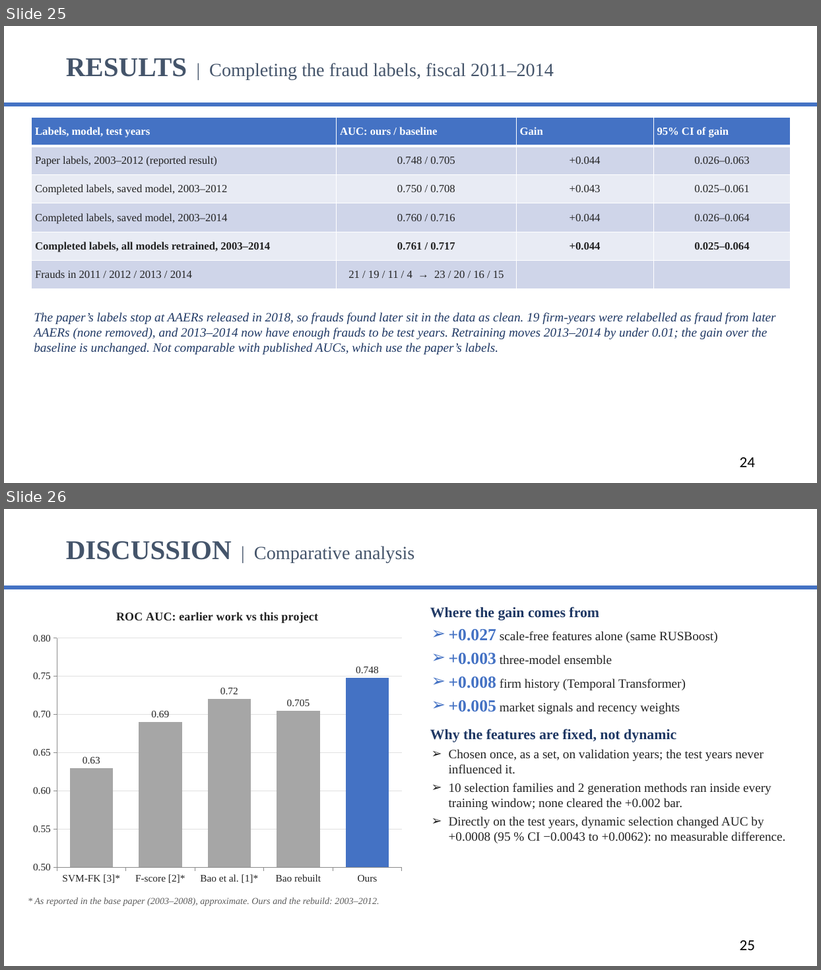
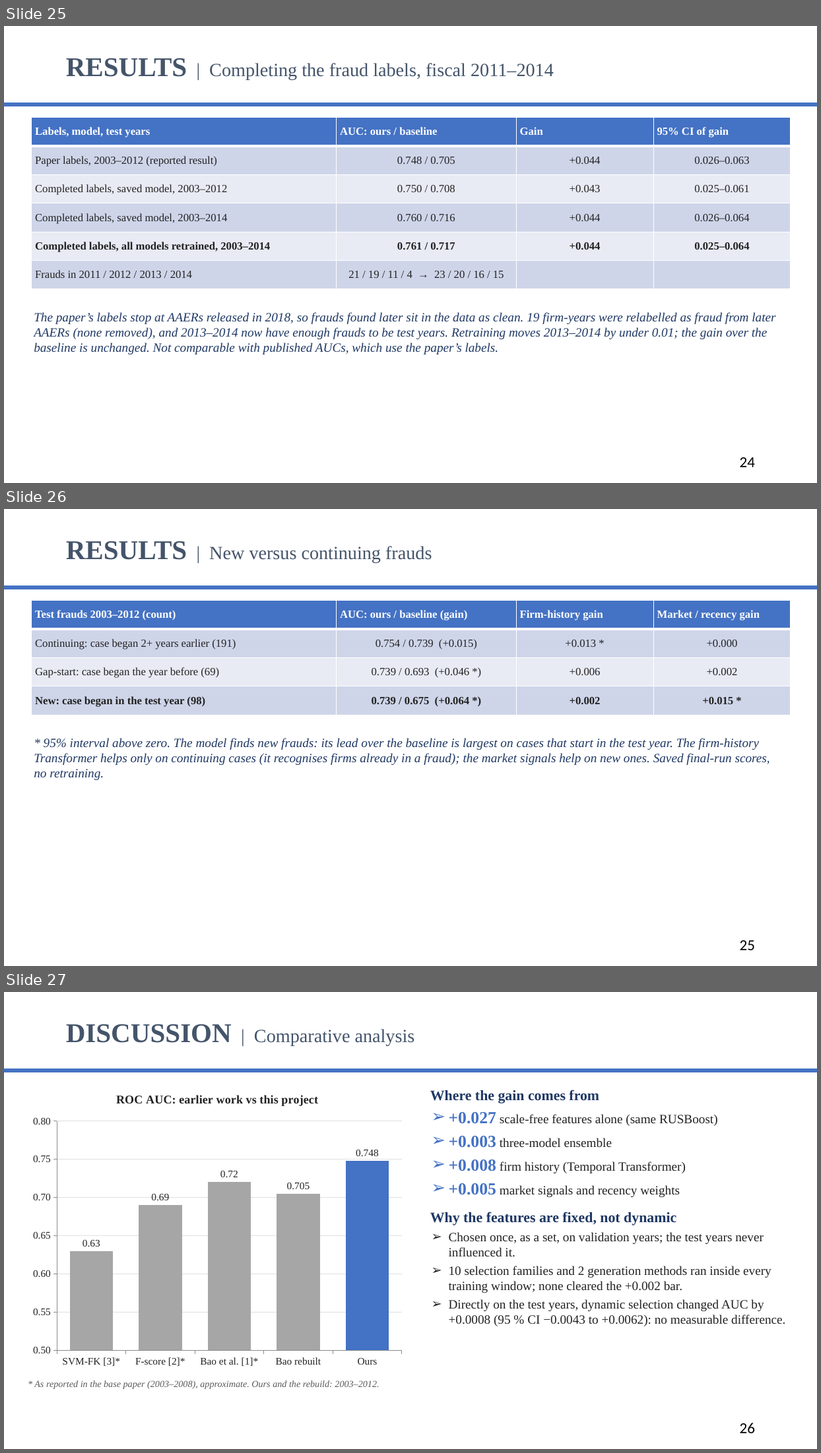
Before and after one commit to dhruv-37/Final-Year-Project-Minor, a slide deck: presentation/Fraud_Detection_Midterm_IIITR.pptx. Shown one above the other, each under a label of ours: slides 25 and 26 before the commit, slides 25, 26 and 27 after it. The pictures are 821x970 and 821x1453 pixels, drawn with LibreOffice and Linux fonts; fonts in the diff are those of the drawing; background and template pictures are left out. Boxes give left, top, right and bottom in pixels: in the first picture for what was removed or moved away, otherwise in the second. Text is boxed around its words. In the diff, an @@ line names an element or a change of style, - is before the commit and + after.

```diff
--- a/presentation/Fraud_Detection_Midterm_IIITR.pptx
+++ b/presentation/Fraud_Detection_Midterm_IIITR.pptx
@@ slide 26 added at box(4, 509, 817, 966), background #FFFFFF; not listed: 1 template element that a slide beside it also shows @@
@@ title added at box(66, 541, 432, 563), 22 pt, text #44546A @@
+RESULTS | New versus continuing frauds
@@ table added at box(32, 601, 791, 715), 4 rows, 4 columns @@
+Test frauds 2003–2012 (count) | AUC: ours / baseline (gain) | Firm-history gain | Market / recency gain
+Continuing: case began 2+ years earlier (191) | 0.754 / 0.739 (+0.015) | +0.013 * | +0.000
+Gap-start: case began the year before (69) | 0.739 / 0.693 (+0.046 *) | +0.006 | +0.002
+New: case began in the test year (98) | 0.739 / 0.675 (+0.064 *) | +0.002 | +0.015 *
@@ text added at box(34, 738, 770, 780), 15 pt, text #1F3864, italic @@
+* 95% interval above zero. The model finds new frauds: its lead over the baseline is largest on cases that start in the test year. The firm-history Transformer helps only on continuing cases (it recognises firms already in a fraud); the market signals help on new ones. Saved final-run scores, no retraining.
@@ page number added at box(740, 941, 755, 951), 18 pt, text #000000 @@
+25
@@ what was slide 26 is now slide 27 @@
@@ page number at box(740, 1423, 755, 1434): text changed @@
-25
+26
```
Also in this commit, not shown: 1 slide changed, 16 other files.
